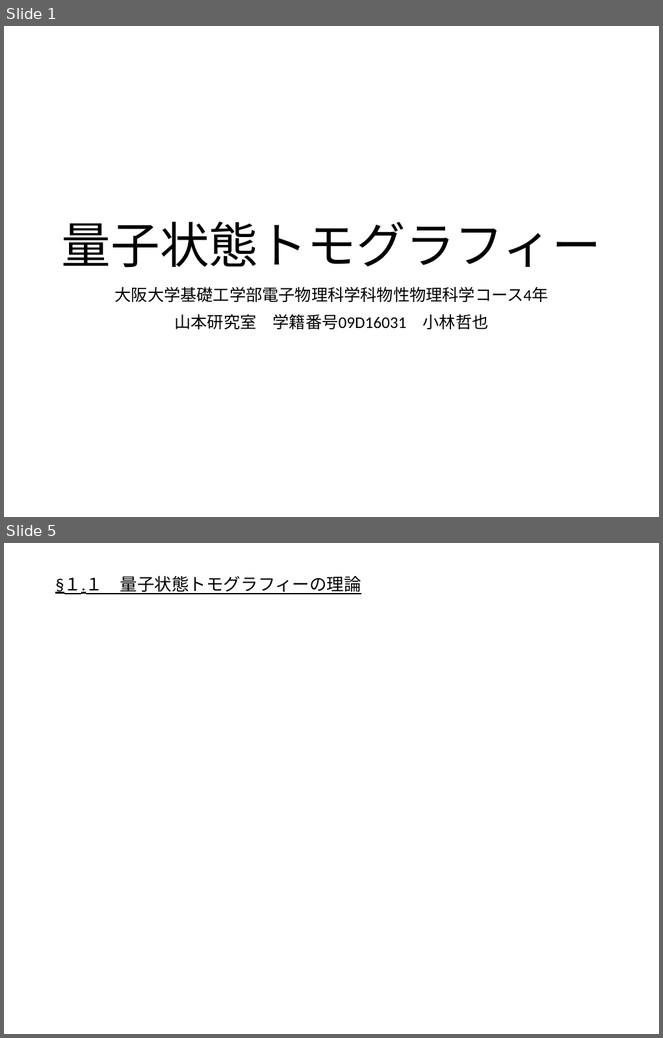
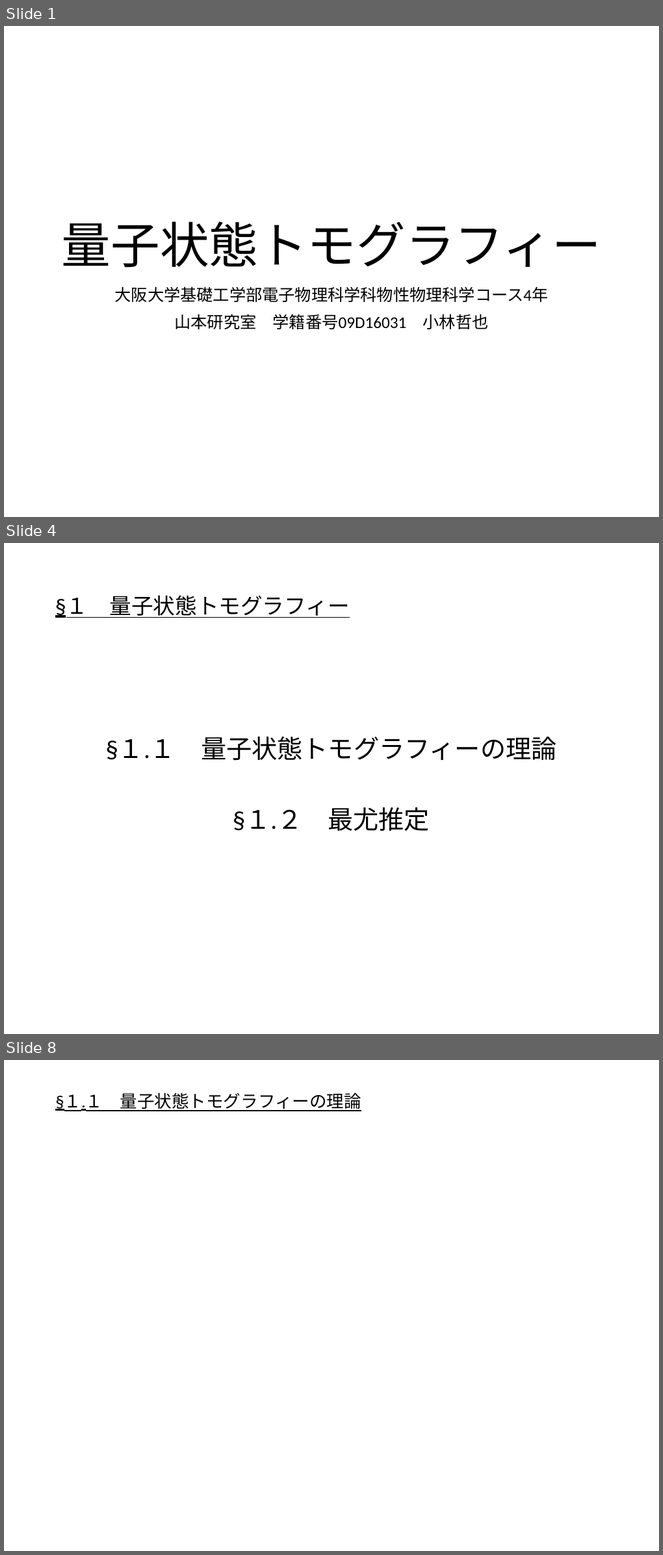
Before and after one commit to outk/graduate_thesis, a slide deck: 量子状態トモグラフィー.pptx. Shown one above the other, each under a label of ours: slides 1 and 5 before the commit, slides 1, 4 and 8 after it; the slides between them are not shown. The pictures are 663x1038 and 663x1555 pixels, drawn with LibreOffice and Linux fonts; fonts in the diff are those of the drawing; grey boxes stand for pictures. Boxes give left, top, right and bottom in pixels: in the first picture for what was removed or moved away, otherwise in the second. Text is boxed around its words. In the diff, an @@ line names an element or a change of style, - is before the commit and + after.

```diff
--- a/量子状態トモグラフィー.pptx
+++ b/量子状態トモグラフィー.pptx
@@ slide 4 added at <box>4,543,659,1034</box>, background #FFFFFF @@
@@ text added at <box>55,595,350,618</box>, 24 pt, text #000000, underline @@
+§１ 量子状態トモグラフィー
@@ text added at <box>105,737,556,831</box>, 28 pt, text #000000 @@
+§１.１ 量子状態トモグラフィーの理論
+§１.２ 最尤推定
@@ what was slide 5 is now slide 8 @@
```
Also in this commit, not shown: 12 slides changed, 6 other slides added, 2 slides removed.
